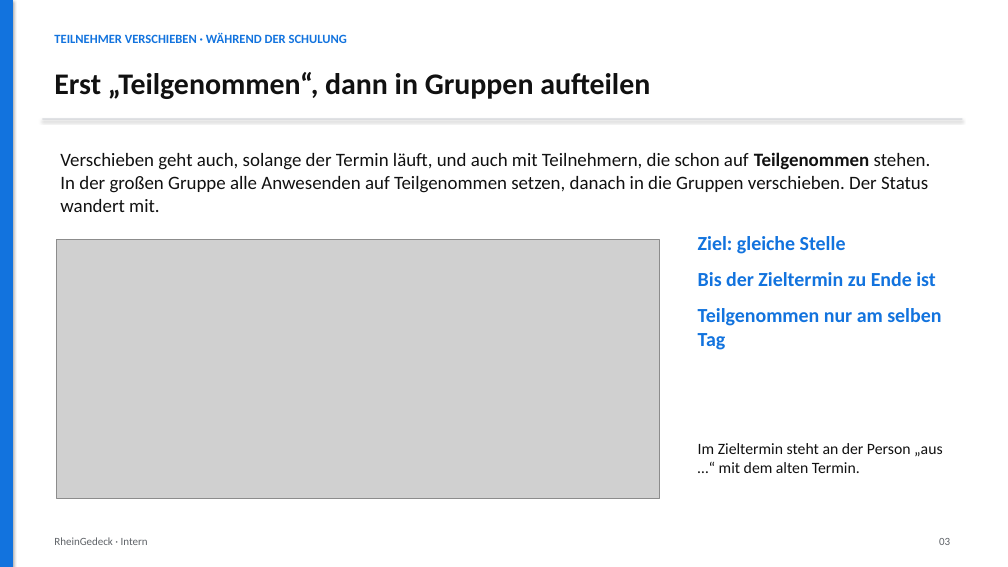
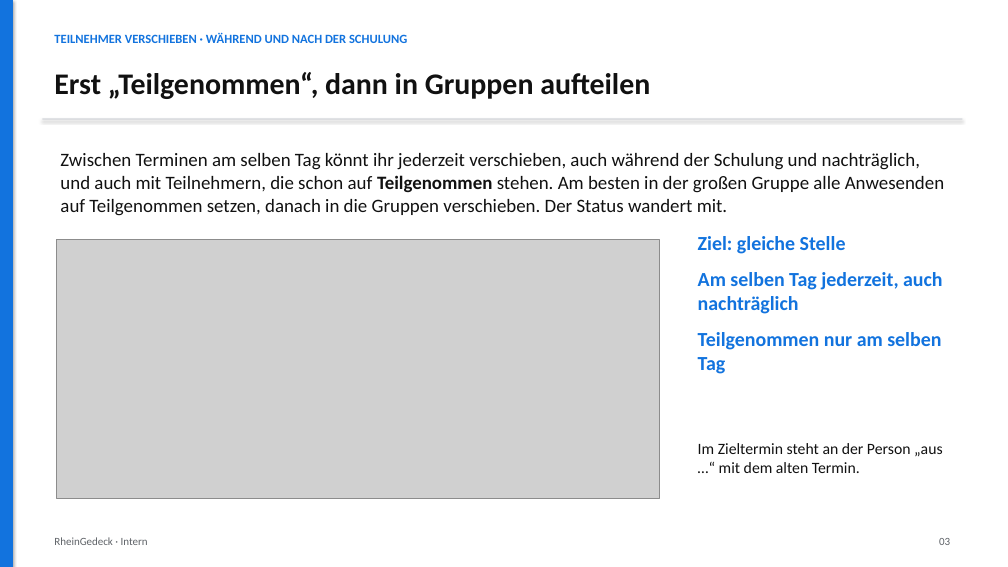
Before and after one commit to martin3r-me/platforms-recruiting, a slide deck: slide 3 of docs/anleitungen/folien/2026-10-08-schulungstermine-umplanen.pptx. Drawn at 1008x567 pixels with LibreOffice and Linux fonts; fonts in the diff are those of the drawing; grey boxes stand for pictures. Boxes give left, top, right and bottom in pixels: in the first picture for what was removed or moved away, otherwise in the second. Text is boxed around its words. In the diff, an @@ line names an element or a change of style, - is before the commit and + after.

```diff
--- a/docs/anleitungen/folien/2026-10-08-schulungstermine-umplanen.pptx
+++ b/docs/anleitungen/folien/2026-10-08-schulungstermine-umplanen.pptx
@@ text at <box>54,33,407,43</box>: text changed @@
-TEILNEHMER VERSCHIEBEN · WÄHREND DER SCHULUNG
+TEILNEHMER VERSCHIEBEN · WÄHREND UND NACH DER SCHULUNG
@@ text at <box>60,153,944,216</box>: text changed @@
-Verschieben geht auch, solange der Termin läuft, und auch mit Teilnehmern, die schon auf Teilgenommen stehen. In der großen Gruppe alle Anwesenden auf Teilgenommen setzen, danach in die Gruppen verschieben. Der Status wandert mit.
+Zwischen Terminen am selben Tag könnt ihr jederzeit verschieben, auch während der Schulung und nachträglich, und auch mit Teilnehmern, die schon auf Teilgenommen stehen. Am besten in der großen Gruppe alle Anwesenden auf Teilgenommen setzen, danach in die Gruppen verschieben. Der Status wandert mit.
@@ text at <box>698,272,943,314</box>: text changed @@
-Bis der Zieltermin zu Ende ist
+Am selben Tag jederzeit, auch nachträglich
```
Also in this commit, not shown: 2 other slides changed, 2 other files.
